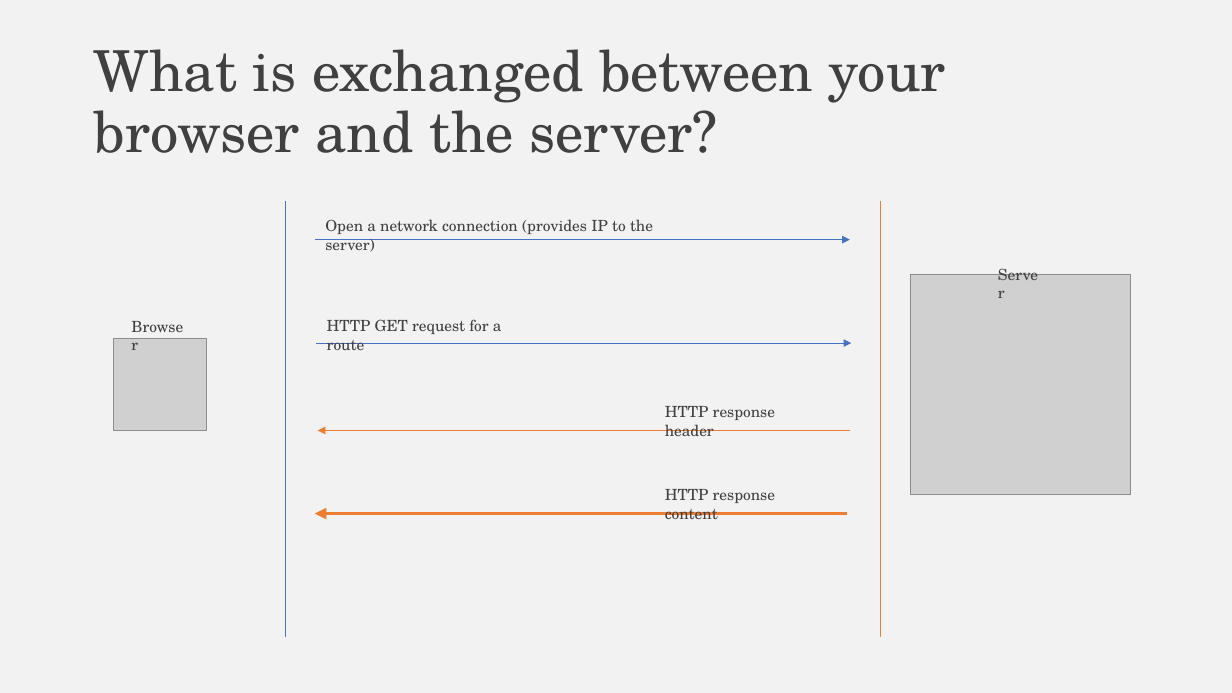
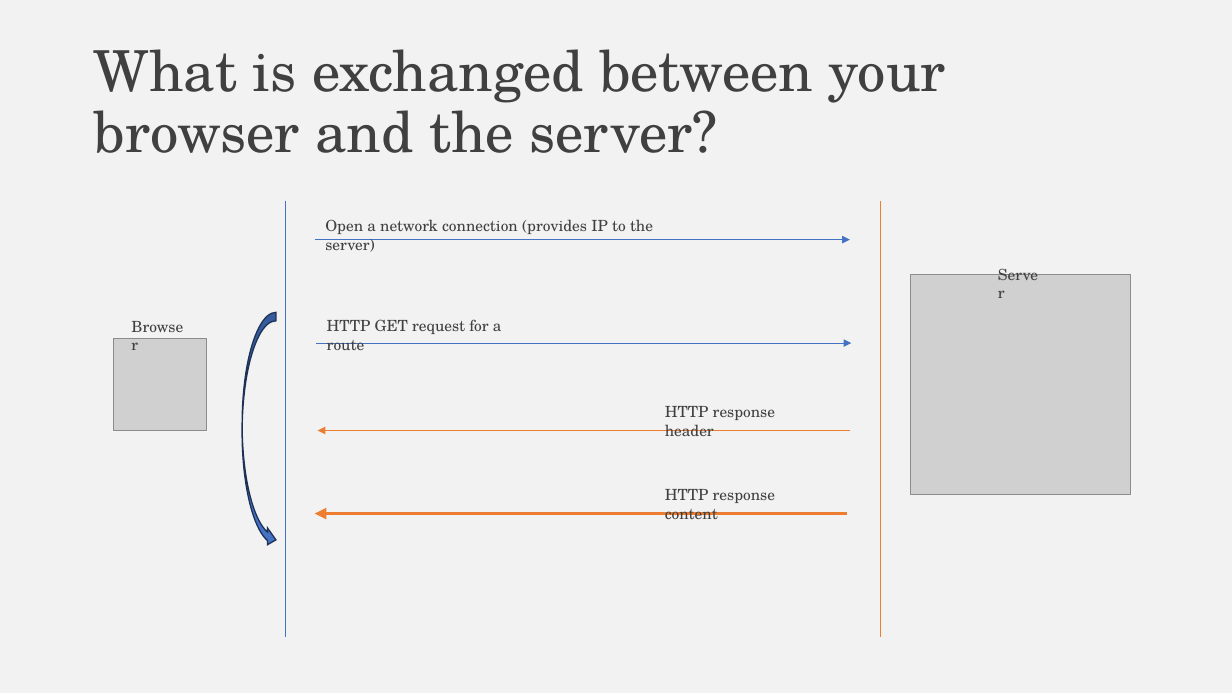
Before and after one commit to falconair/ProgrammingForAnalytics, a slide deck: slide 20 of lectures/075_web_under_the_hood/The web, under the hood.pptx. Drawn at 1232x693 pixels with LibreOffice and Linux fonts; fonts in the diff are those of the drawing; grey boxes stand for pictures. Boxes give left, top, right and bottom in pixels: in the first picture for what was removed or moved away, otherwise in the second. Text is boxed around its words. In the diff, an @@ line names an element or a change of style, - is before the commit and + after.

```diff
--- a/lectures/075_web_under_the_hood/The web, under the hood.pptx
+++ b/lectures/075_web_under_the_hood/The web, under the hood.pptx
@@ curved right arrow added at <box>242,312,276,548</box>, fill #4472C4, outline #1E3256 1 pt @@
```
Also in this commit, not shown: 2 other slides changed, 1 slide added, 1 other file.
